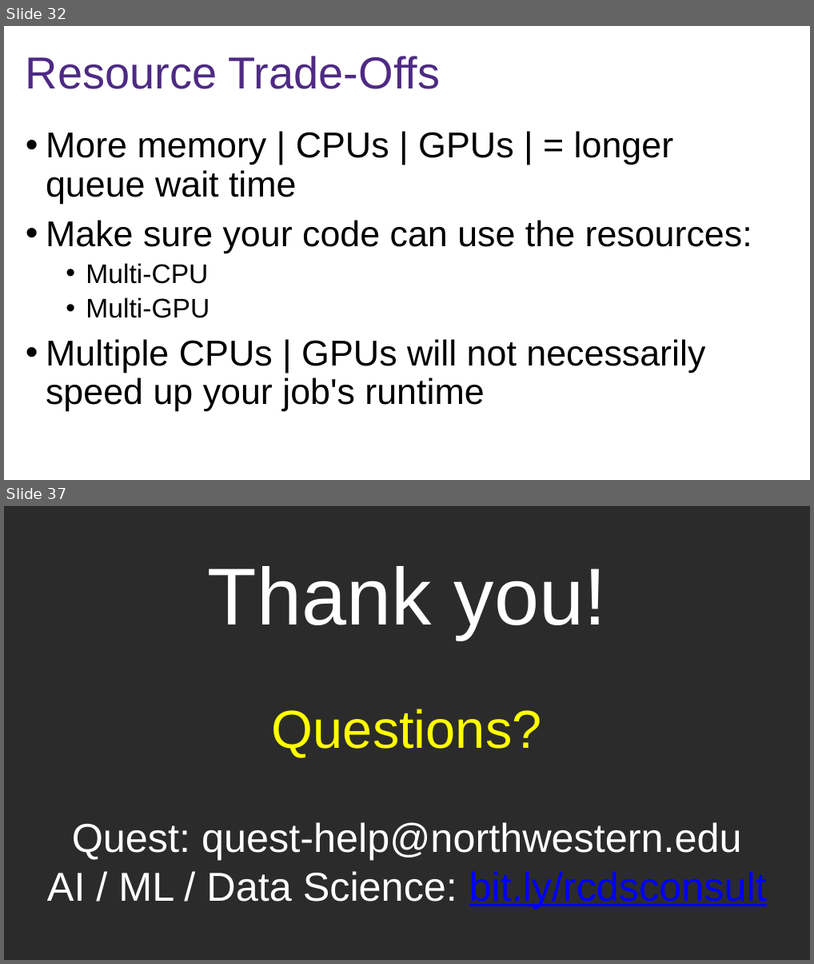
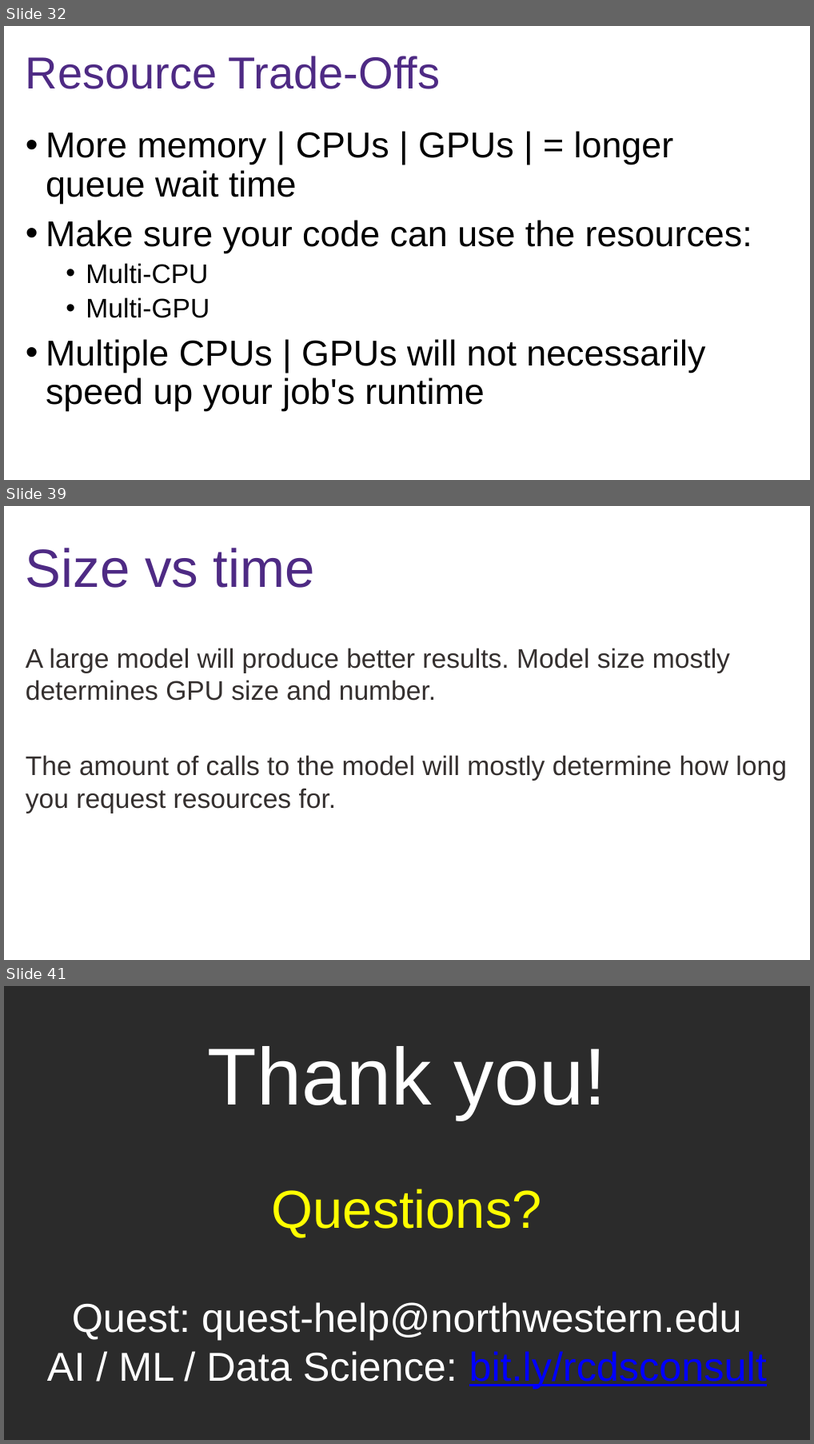
Before and after one commit to nuitrcs/workshop-llms-on-quest, a slide deck: Using LLMs on Quest.pptx. Shown one above the other, each under a label of ours: slides 32 and 37 before the commit, slides 32, 39 and 41 after it; the slides between them are not shown. The pictures are 814x964 and 814x1444 pixels, drawn with LibreOffice and Linux fonts; fonts in the diff are those of the drawing; background and template pictures are left out; a plain dark background stands for a picture behind light text. Boxes give left, top, right and bottom in pixels: in the first picture for what was removed or moved away, otherwise in the second. Text is boxed around its words. In the diff, an @@ line names an element or a change of style, - is before the commit and + after.

Commit message:
updating ppt - section on model size

```diff
--- a/Using LLMs on Quest.pptx
+++ b/Using LLMs on Quest.pptx
@@ slide 39 added at bbox=[4, 506, 810, 960], background picture (left out) @@
@@ title added at bbox=[26, 548, 315, 588], 48 pt, text #4E2A84 @@
+Size vs time
@@ text added at bbox=[26, 648, 787, 813], 24 pt, text #342F2E @@
+A large model will produce better results. Model size mostly determines GPU size and number.
+The amount of calls to the model will mostly determine how long you request resources for.
@@ page number added at bbox=[616, 932, 804, 956], 12 pt, text #FFFFFF @@
+38
@@ what was slide 37 is now slide 41 @@
```
Also in this commit, not shown: 3 slides changed, 4 other slides added, 1 slide removed.
